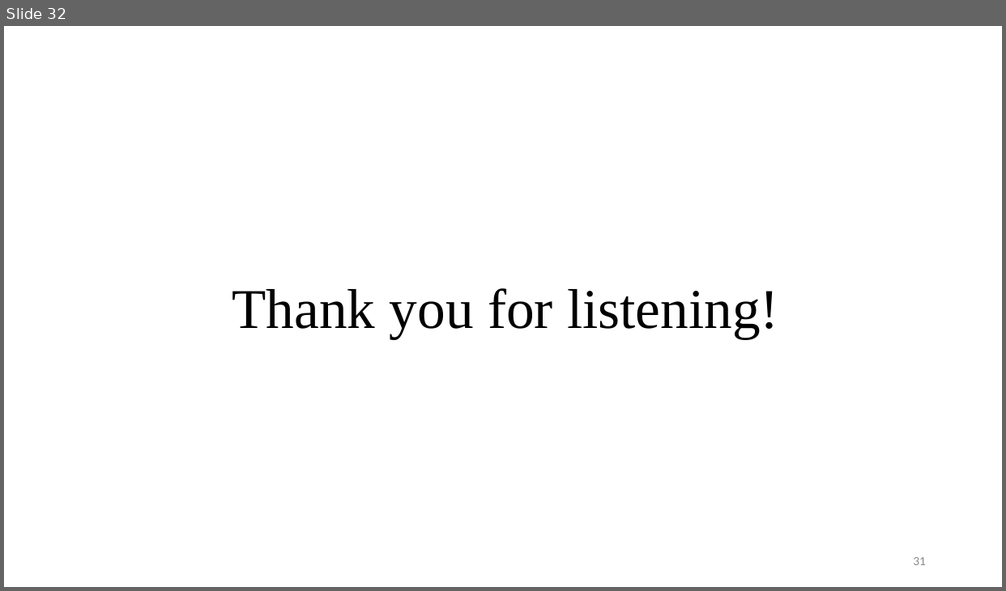
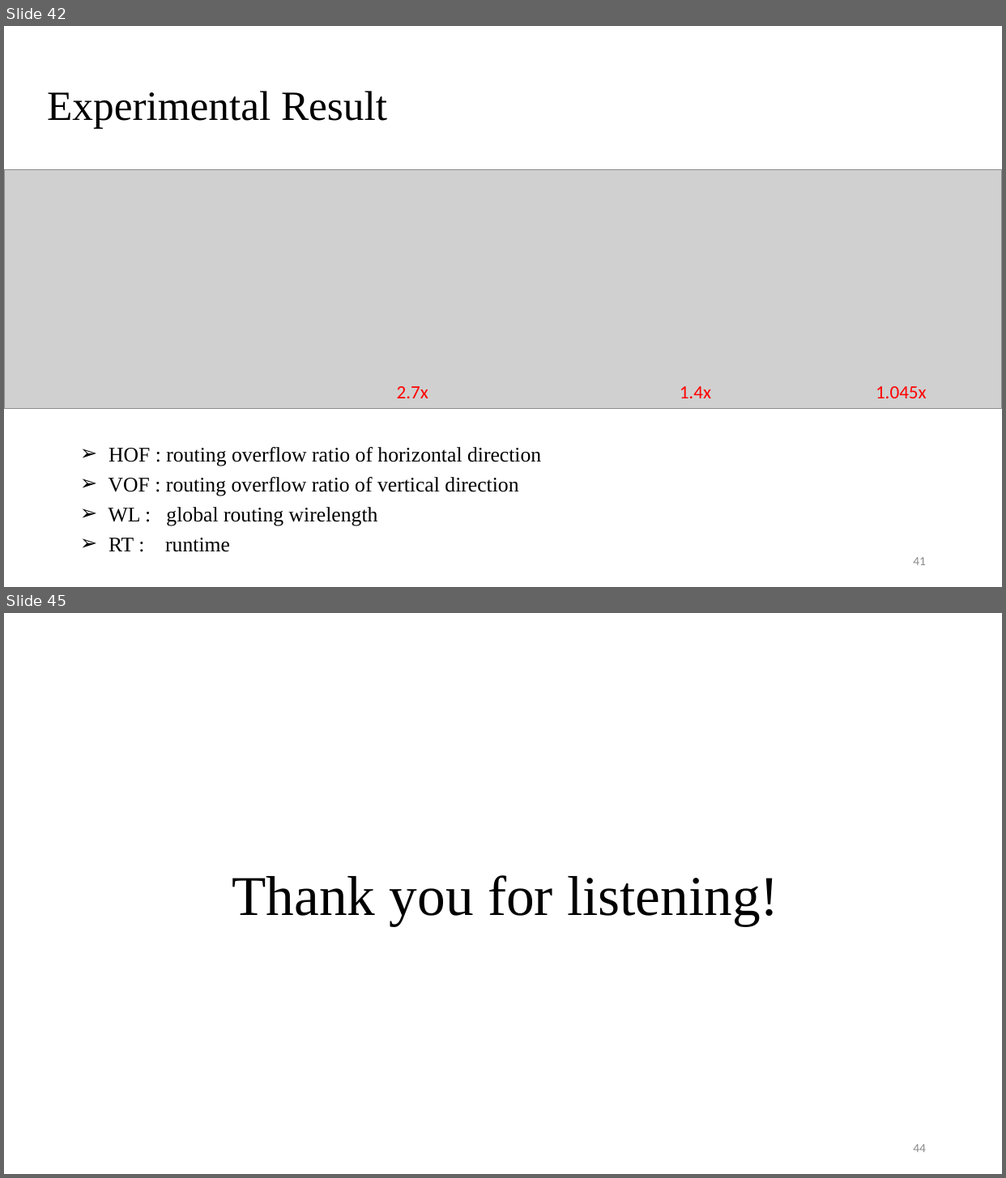
Before and after one commit to Pacific-Feng-Studuies/Studied-Papers, a slide deck: GM/Placement/PUFFER A Routability-Driven Placement Framework via Cell Padding/PUFFER A Routability-Driven Placement Framework via Cell Padding.pptx. Shown one above the other, each under a label of ours: slide 32 before the commit, slides 42 and 45 after it; the slides between them are not shown. The pictures are 1006x591 and 1006x1178 pixels, drawn with LibreOffice and Linux fonts; fonts in the diff are those of the drawing; grey boxes stand for pictures. Boxes give left, top, right and bottom in pixels: in the first picture for what was removed or moved away, otherwise in the second. Text is boxed around its words. In the diff, an @@ line names an element or a change of style, - is before the commit and + after.

```diff
--- a/GM/Placement/PUFFER A Routability-Driven Placement Framework via Cell Padding/PUFFER A Routability-Driven Placement Framework via Cell Padding.pptx
+++ b/GM/Placement/PUFFER A Routability-Driven Placement Framework via Cell Padding/PUFFER A Routability-Driven Placement Framework via Cell Padding.pptx
@@ slide 42 added at [4,26,1002,587], background #FFFFFF @@
@@ title added at [47,91,387,128], 40 pt, text #000000 @@
+Experimental Result
@@ picture added at [4,169,1002,408] @@
@@ text added at [397,386,428,399], 18 pt, text #FF0000 @@
+2.7x
@@ text added at [680,386,711,399], 18 pt, text #FF0000 @@
+1.4x
@@ text added at [876,386,927,399], 18 pt, text #FF0000 @@
+1.045x
@@ text added at [108,447,541,552], 20 pt, text #000000 @@
+➢ HOF : routing overflow ratio of horizontal direction
+➢ VOF : routing overflow ratio of vertical direction
+➢ WL : global routing wirelength
+➢ RT : runtime
@@ page number added at [913,557,926,565], 12 pt, text #8C8C8C @@
+41
@@ what was slide 32 is now slide 45 @@
@@ page number at [913,1144,926,1152]: text changed @@
-31
+44
```
Also in this commit, not shown: 5 slides changed, 12 other slides added, 1 other file.
